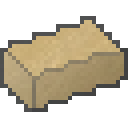
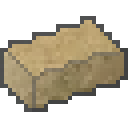
The second 128 x 128 image is a revision of the first. Changes to its layers:
added layer "Pasted Layer #4" above "Layer #1" over (x1=4, y1=20, x2=124, y2=108)
